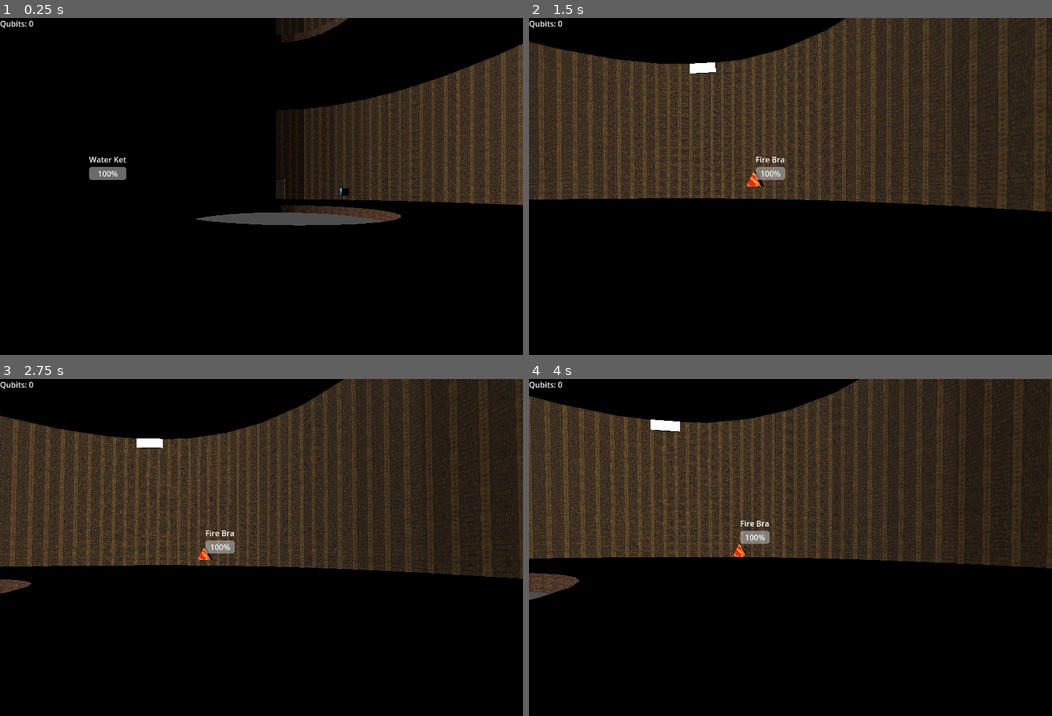
Above: before the commit, frames 1-4 (two rows, left to right).
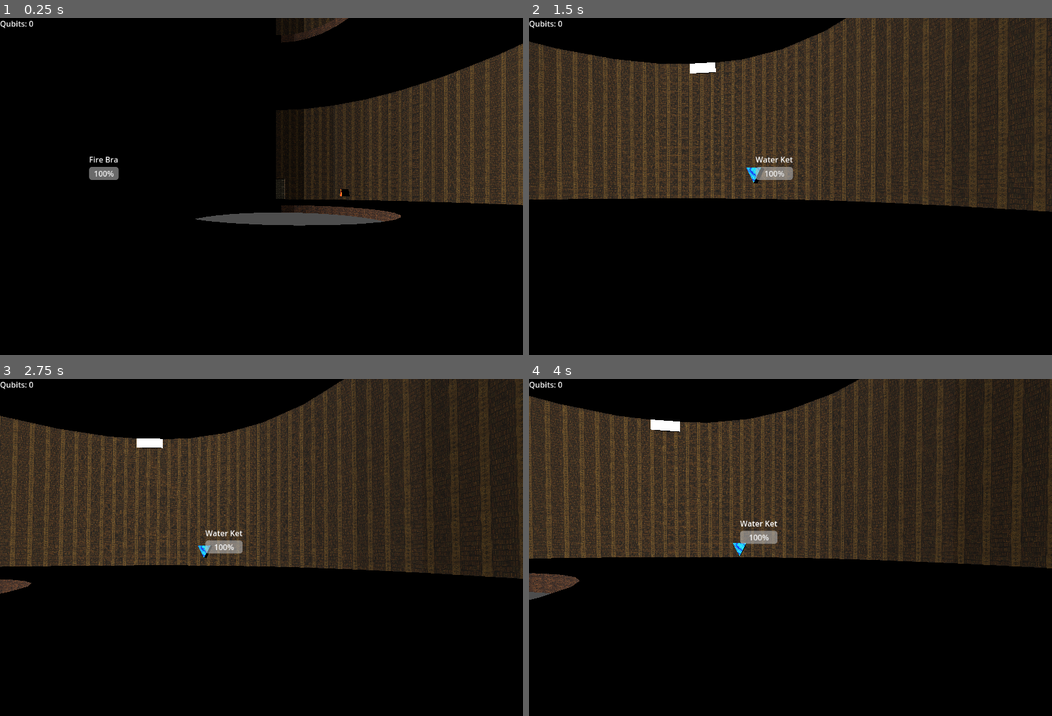
Above: after the commit, the same moments.

Repository: tharpm95/orb_thrower
Game: Godot game, scene res://worlds/level_1.tscn
The game is run twice, just before and just after one commit, with the same random seed, the same clock (stepped at 60 frames per second) and the same inputs.
Inputs (mouse positions are in pixels of both pictures, inside the frame that each line leads up to):
- Up to frame 1 (0.25 s): no input
- Up to frame 2 (1.5 s): move the mouse to (816, 189) at 0.52 s; hold A (A) 0.53-1.28 s; tap D (D) at 0.8, 1.35 s; move the mouse to (764, 193) at 1.27 s
- Up to frame 3 (2.75 s): tap S (S) at 1.55 s; move the mouse to (271, 547) at 2.02 s; hold S (S) from 2.03 s (still down); tap W (W) at 2.3 s
- Up to frame 4 (4 s): move the mouse to (785, 557) at 2.77 s; release S (S) at 2.78 s; tap W (W) at 2.85 s; tap A (A) at 3.05 s; tap Enter at 3.5 s; move the mouse to (827, 557) at 3.52 s; hold A (A) from 3.53 s (still down); tap D (D) at 3.8 s

The runs differ from the first frame. In frame 1, 0.2% of the frame differs, in the area x 17-67%, y 41-53%; in frame 2, 0.3%, in the area x 41-51%, y 41-50%; in frame 3, 0.3%; in frame 4, 0.3%.

Commit message:
More customizable spawn chances

Diff:
--- /dev/null
+++ b/scenes/rooms/library_central_hall_spawns.json
@@ -0,0 +1,7 @@
+{
+    "10,-4,10": [{"being": "Fire Bra", "chance": 100}],
+    "-10,-4,-10": [{"being": "Fire Bra", "chance": 100}],
+    "15,-4,-15": [{"being": "Fire Bra", "chance": 70}, {"being": "Water Ket", "chance": 30}],
+    "-15,-4,15": [{"being": "Fire Bra", "chance": 70}, {"being": "Water Ket", "chance": 30}],
+    "0,-4,20": [{"being": "Water Ket", "chance": 50}]
+}
--- a/scripts/library_central_hall.gd
+++ b/scripts/library_central_hall.gd
@@ -1,51 +1,70 @@
 extends Node3D
+
 @export var amplitude = 1.0
 @export var frequency = 1.0
 @export var spawn_delay = 0.023
 
 # Preload the being scenes, which now include their own UI elements
-@export var being_scenes: Array = [
-	preload("res://scenes/beings/001.tscn"),
-	preload("res://scenes/beings/002.tscn")
-]
-var spawn_positions: Array = [
-	Vector3(10, -4, 10),
-	Vector3(-10, -4, -10),
-	Vector3(15, -4, -15),
-	Vector3(-15, -4, 15),
-	Vector3(0, -4, 20)
-]
+@export var being_scenes: Dictionary = {
+	"Fire Bra": preload("res://scenes/beings/001.tscn"),
+	"Water Ket": preload("res://scenes/beings/002.tscn")
+}
+
+var spawn_chances: Dictionary = {
+	Vector3(10, -4, 10): [{"being": "Fire Bra", "chance": 100}],
+	Vector3(-10, -4, -10): [{"being": "Fire Bra", "chance": 100}],
+	Vector3(15, -4, -15): [{"being": "Fire Bra", "chance": 70}, {"being": "Water Ket", "chance": 30}],
+	Vector3(-15, -4, 15): [{"being": "Fire Bra", "chance": 70}, {"being": "Water Ket", "chance": 30}],
+	Vector3(0, -4, 20): [{"being": "Water Ket", "chance": 50}]
+}
 
 @onready var camera = get_node("/root/Node3D/CharacterBody3D/Camera3D")
+@onready var movement_node = get_node("/root/Node3D/CharacterBody3D")
 var being_instances = []
 
 func _ready() -> void:
 	randomize()
 	print("Spawning beings")
-	spawn_beings_with_delay()
+	spawn_beings_with_chance()
 
-@onready var movement_node = get_node("/root/Node3D/CharacterBody3D")
+	# Use the movement_node to connect the signal
+	if movement_node:
+		# Connect the signal using a Callable
+		movement_node.connect("request_respawn", Callable(self, "_on_request_respawn"))
+	else:
+		print("CharacterBody3D node not found")
 
-func spawn_beings_with_delay() -> void:
-	for pos in spawn_positions:
-		var scene_index = randi() % being_scenes.size()
-		var being_instance = being_scenes[scene_index].instantiate()
-		add_child(being_instance)
-		being_instance.set_global_position(pos)
+func spawn_beings_with_chance() -> void:
+	for position in spawn_chances.keys():
+		var beings_data = spawn_chances[position]
+		var selected_being = select_being_for_position(beings_data)
+		if selected_being != "":
+			var being_instance = being_scenes[selected_being].instantiate()
+			add_child(being_instance)
+			being_instance.set_global_position(position)
 
-		var control_node = being_instance.get_node("StaticBody3D/Control")
-		if is_instance_valid(being_instance) and control_node:
-			being_instances.append(being_instance)
-			control_node.visible = false
+			var control_node = being_instance.get_node("StaticBody3D/Control")
+			if is_instance_valid(being_instance) and control_node:
+				being_instances.append(being_instance)
+				control_node.visible = false
 
-		var area3d = being_instance.get_node("StaticBody3D/MeshInstance3D/Area3D")
-		if area3d:
-			var timer = Timer.new()
-			timer.wait_time = 0.5
-			timer.one_shot = true
-			timer.connect("timeout", Callable(self, "_connect_sphere_hit_signal").bind(area3d, being_instance))
-			being_instance.add_child(timer)
-			timer.start()
+			var area3d = being_instance.get_node("StaticBody3D/MeshInstance3D/Area3D")
+			if area3d:
+				var timer = Timer.new()
+				timer.wait_time = 0.5
+				timer.one_shot = true
+				timer.connect("timeout", Callable(self, "_connect_sphere_hit_signal").bind(area3d, being_instance))
+				being_instance.add_child(timer)
+				timer.start()
+
+func select_being_for_position(beings_data: Array) -> String:
+	var random_value = randi() % 100
+	var cumulative_chance = 0
+	for being_data in beings_data:
+		cumulative_chance += being_data["chance"]
+		if random_value < cumulative_chance:
+			return being_data["being"]
+	return ""  # Return an empty string if no being is selected
 
 func _connect_sphere_hit_signal(area3d, being_instance: Node) -> void:
 	if is_instance_valid(area3d) and is_instance_valid(being_instance):
--- a/scripts/movement.gd
+++ b/scripts/movement.gd
@@ -7,7 +7,7 @@
 const MAX_LAUNCH_FORCE = 50.0
 const SPHERE_LIFETIME = 2.0
 const MAX_CHARGE_TIME = 2.0
-const PARTICLES_LIFETIME = 1.5
+const PARTICLES_LIFETIME = 0.5
 
 @onready var camera = $Camera3D
 @onready var charge_bar = $HUD/ChargeProgressBar
@@ -22,6 +22,8 @@
 # Load scenes
 @export var sphere_scene: PackedScene = preload("res://scenes/items/orb.tscn")
 @export var info_particles_scene: PackedScene = preload("res://scenes/effects/info_particles.tscn")
+
+signal request_respawn
 
 func _ready():
 	start_position = global_transform.origin
@@ -147,7 +149,17 @@
 	particles_timer.timeout.connect(func():
 		info_particles_instance.queue_free())
 
+	# Access the Label node and print its text
+	var label_node_path = "Control/VBoxContainer2/Label"  # Adjust based on your hierarchy
+	var label_node = being_instance.get_node(label_node_path) if being_instance.has_node(label_node_path) else null
+	if label_node:
+		var label_text = label_node.text
+		print("Label text:", label_text)
+	else:
+		print("Label node not found in hierarchy.")
+
 	# Queue the being instance for deletion at the end
+	print_hierarchy(being_instance)
 	being_instance.queue_free()
 
 func print_hierarchy(node: Node, level: int = 0) -> void:
Not shown: 1 places in worlds/level_1.tscn that only renumber resources
